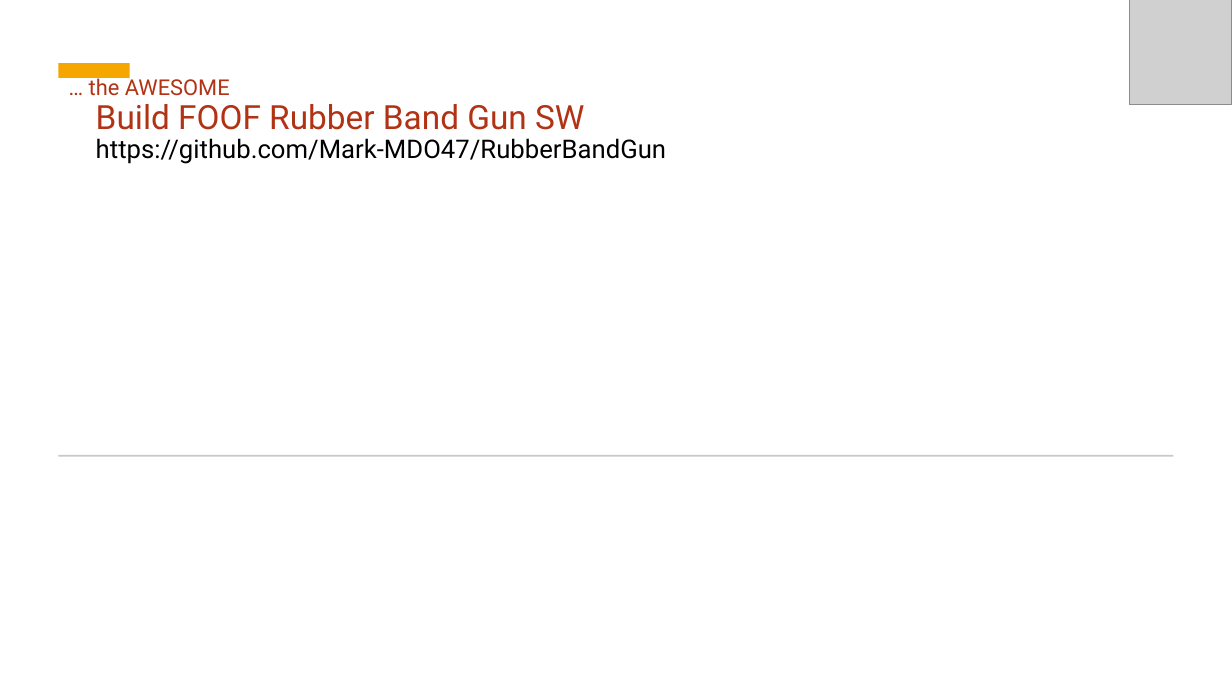
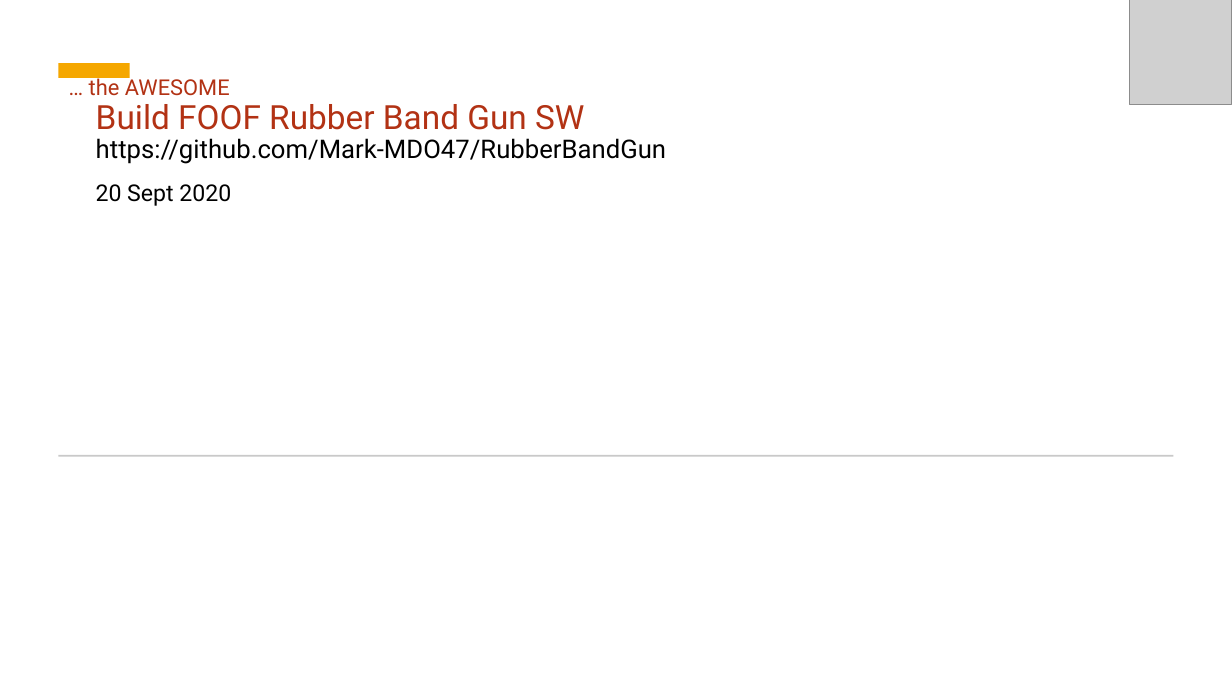
Before and after one commit to Mark-MDO47/RubberBandGun, a slide deck: slide 1 of BuildRubberBandGunSoftware.pptx. Drawn at 1232x693 pixels with LibreOffice and Linux fonts; fonts in the diff are those of the drawing; grey boxes stand for pictures; background and template pictures are left out. Boxes give left, top, right and bottom in pixels: in the first picture for what was removed or moved away, otherwise in the second. Text is boxed around its words. In the diff, an @@ line names an element or a change of style, - is before the commit and + after.

```diff
--- a/BuildRubberBandGunSoftware.pptx
+++ b/BuildRubberBandGunSoftware.pptx
@@ text added at [96,184,231,206], 18 pt, text #000000 @@
+20 Sept 2020
```
Also in this commit, not shown: 1 other slide changed, 1 other file.
